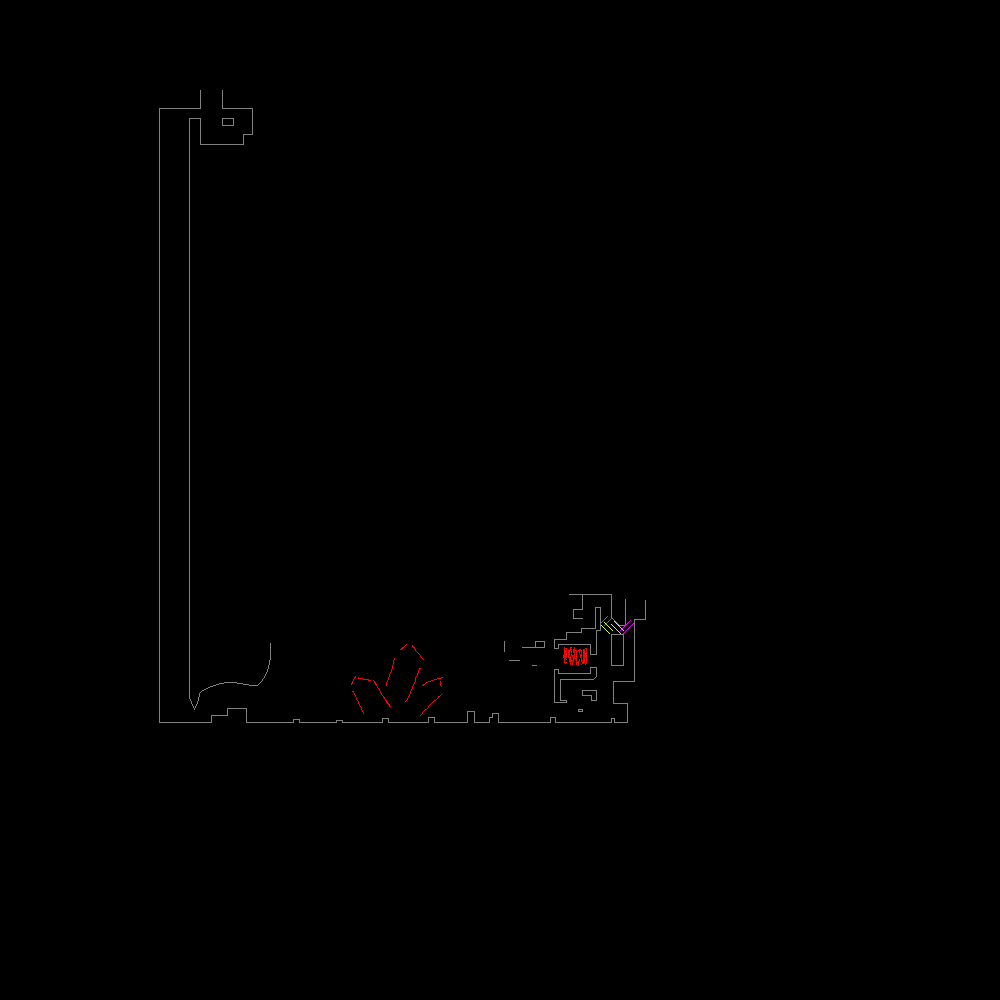
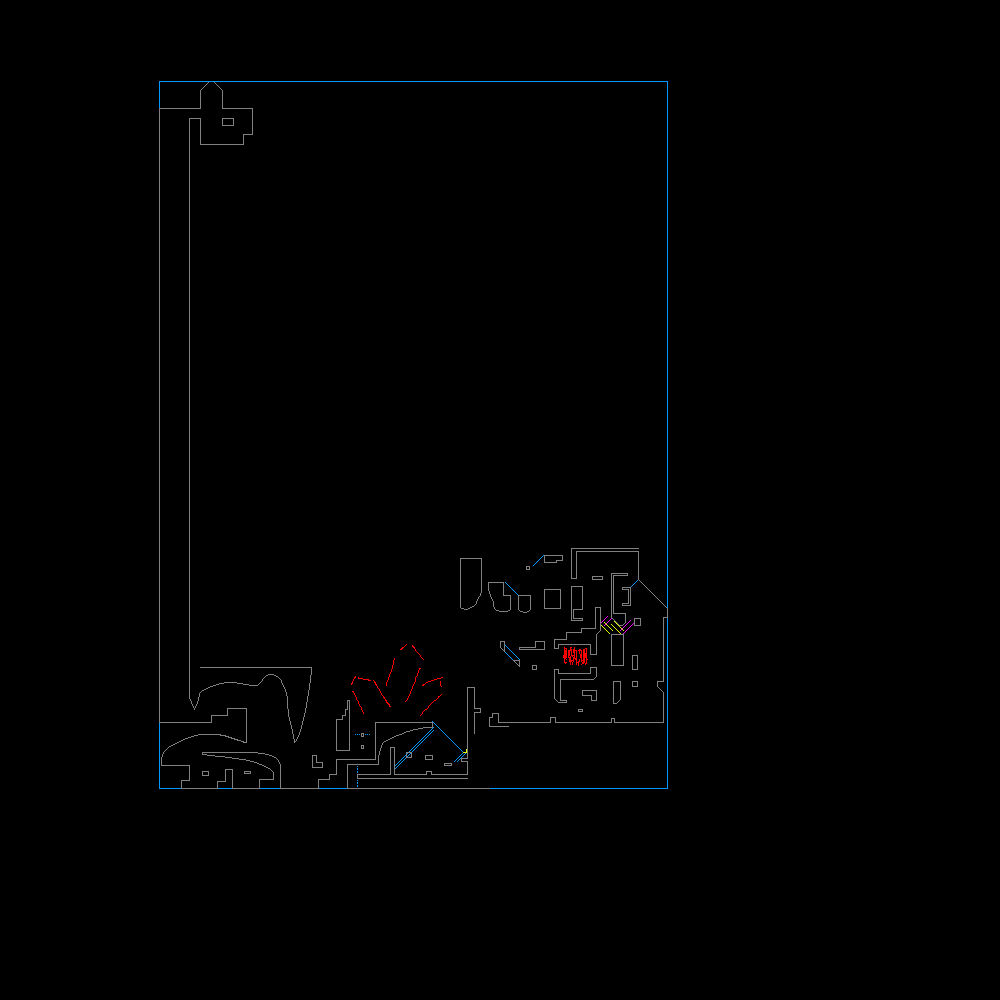
Layer changes from the first 1000x1000 image to the second:
moved "collisions" above "gameplay_guidelines", painted on it over (x1=159, y1=81, x2=668, y2=789)
painted on "gameplay_guidelines" over (x1=159, y1=81, x2=668, y2=789)
painted on "design_guidelines" over (x1=320, y1=576, x2=640, y2=768)
